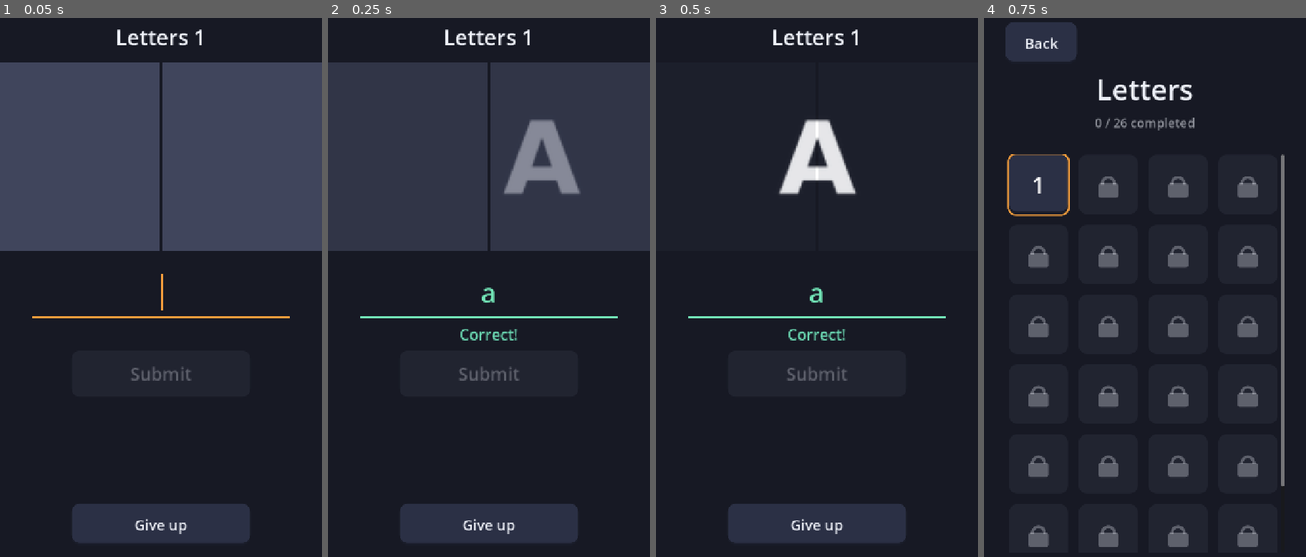
Above: before the commit, frames 1-4 (left to right).
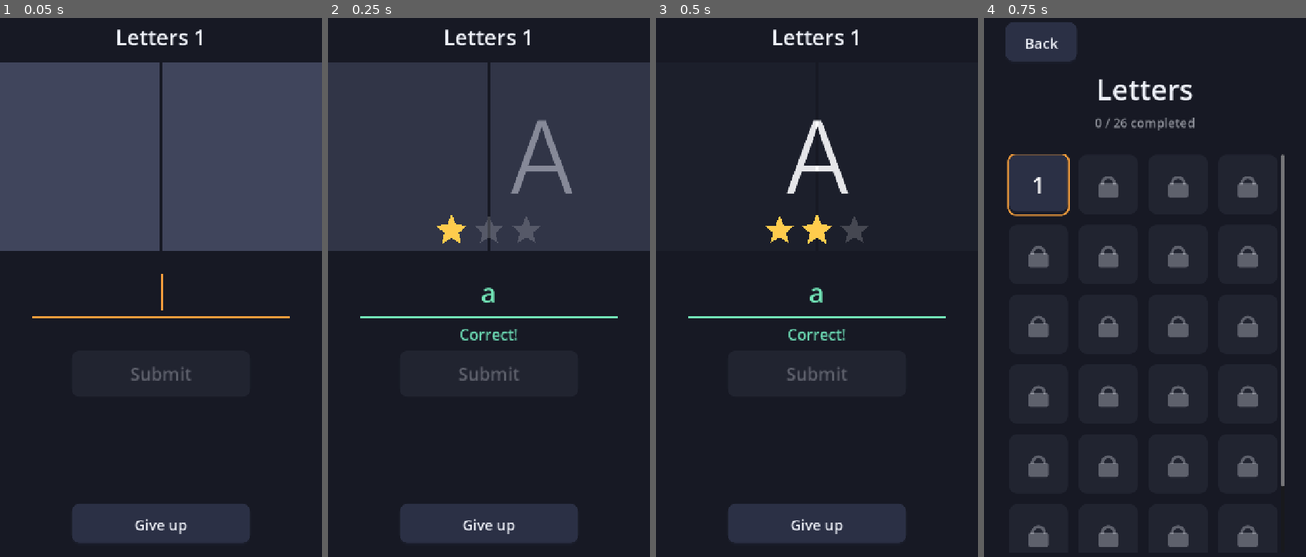
Above: after the commit, the same moments.

Repository: SembeiNorimaki/SlideGame
Game: Godot game, scene res://tools/test_flow.tscn
The game is run twice, just before and just after one commit, with the same random seed, the same clock (stepped at 60 frames per second) and the same inputs. This scene is started directly instead of the project's main scene.
Inputs:
- Up to frame 1 (0.05 s): no input
- Up to frame 2 (0.25 s): no input
- Up to frame 3 (0.5 s): no input
- Up to frame 4 (0.75 s): click "Give up" at 0.5 s

Frame 1 is identical in both runs. In frame 2, 1.7% of the frame differs, in the area x 33-79%, y 18-42%; in frame 3, 1.8%, in the area x 34-66%, y 18-42%; in frame 4, nothing differs.

Commit message:
Stars by attempts (switchable), sharper and thinner shape images
Stars
- New game/data/config.json: "stars": {"enabled", "attempts_for_3_stars",
  "attempts_for_2_stars"}. Default: 1 try = 3 stars, 2-3 tries = 2, more = 1.
- Play screen counts submitted answers and pops the stars in after a
  correct one; the level is saved with its best stars ever
  ({"completed": true, "stars": 3}). Old save files still load.
- Level select draws stars on completed levels when enabled, and the
  check badge when disabled. New shared StarsDisplay widget + star icon.

Images
- Atlas cells are now 256x256 (was 64), the size they're shown at, so
  nothing is stretched. Cell size is per set in sets.json ("cell_size").
- Letters use Inter Light (was DejaVu Sans Bold); font + OFL licence in
  tools/fonts. Shapes are drawn as 14 px outlines (was solid), about the
  same thickness as the letters. House door/window moved apart.

Fix
- AnswerInput ignored LineEdit's end-of-frame text_changed for the text
  that was just checked; it used to reset the green/red result colours.

Tests: tools/test_stars (10 checks); all other smoke tests still pass.

Co-Authored-By: Claude Opus 5.5 <noreply@anthropic.com>
Claude-Session: https://claude.ai/code/session_012HBEUXB5FHZoXKuab9wEZn

Diff:
--- /dev/null
+++ b/game/data/config.json
@@ -0,0 +1,7 @@
+{
+  "stars": {
+    "enabled": true,
+    "attempts_for_3_stars": 1,
+    "attempts_for_2_stars": 3
+  }
+}
--- a/game/data/game_set.gd
+++ b/game/data/game_set.gd
@@ -1,14 +1,14 @@
 class_name GameSet
 extends RefCounted
 ## One level set: an atlas of shapes plus its levels and the player's progress.
-
-const CELL := Vector2i(64, 64)
 
 var id: String
 var title: String
 ## Free sets are always playable; the others need the full game.
 var free: bool
 var atlas: Texture2D
+## Size of one square image in the atlas, in pixels.
+var cell_size: int = 256
 var levels: Array[LevelInfo] = []
 var progress: LevelProgress
 
@@ -19,6 +19,7 @@
 	s.title = str(d.get("title", s.id))
 	s.free = d.get("free", false) == true
 	s.atlas = load(str(d.atlas))
+	s.cell_size = int(d.get("cell_size", 256))
 	s.levels = _load_levels(str(d.levels))
 	s.progress = LevelProgress.new(s.levels.size(), "user://progress_%s.json" % s.id)
 	return s
@@ -36,7 +37,7 @@
 func texture_for(number: int) -> AtlasTexture:
 	var tex := AtlasTexture.new()
 	tex.atlas = atlas
-	tex.region = Rect2(Vector2(level(number).atlas_coords * CELL), Vector2(CELL))
+	tex.region = Rect2(Vector2(level(number).atlas_coords * cell_size), Vector2(cell_size, cell_size))
 	return tex
 
 
--- a/game/data/sets.json
+++ b/game/data/sets.json
@@ -15,6 +15,7 @@
       "id": "letters",
       "title": "Letters",
       "atlas": "res://assets/sets/letters/atlas.png",
+      "cell_size": 256,
       "levels": "res://game/data/sets/letters.json",
       "free": true
     },
@@ -22,6 +23,7 @@
       "id": "shapes",
       "title": "Shapes",
       "atlas": "res://assets/sets/shapes/atlas.png",
+      "cell_size": 256,
       "levels": "res://game/data/sets/shapes.json",
       "free": false
     }
--- a/game/game_data.gd
+++ b/game/game_data.gd
@@ -4,6 +4,7 @@
 ## sets are unlocked, and maps settings (language, difficulty) to game values.
 
 const SETS_PATH := "res://game/data/sets.json"
+const CONFIG_PATH := "res://game/data/config.json"
 
 ## How hard a level is. Names are translation keys.
 const DIFFICULTIES := [
@@ -18,8 +19,14 @@
 ## In-app product id of the "full game" unlock, as created in the Play Console.
 var full_game_product_id := ""
 
+## From config.json: whether levels award stars, and how many attempts each needs.
+var stars_enabled := false
+var attempts_for_3_stars := 1
+var attempts_for_2_stars := 3
+
 
 func _ready() -> void:
+	_load_config()
 	var data = JSON.parse_string(FileAccess.get_file_as_string(SETS_PATH))
 	if not data is Dictionary or not data.get("sets") is Array:
 		push_error("Invalid or missing %s" % SETS_PATH)
@@ -31,6 +38,27 @@
 		sets.append(GameSet.from_dict(d))
 	if full_game_product_id != "":
 		Store.register_products([full_game_product_id])
+
+
+func _load_config() -> void:
+	var data = JSON.parse_string(FileAccess.get_file_as_string(CONFIG_PATH))
+	if not data is Dictionary:
+		push_warning("Missing or invalid %s, using defaults" % CONFIG_PATH)
+		return
+	var stars: Dictionary = data.get("stars", {})
+	stars_enabled = stars.get("enabled", false) == true
+	attempts_for_3_stars = int(stars.get("attempts_for_3_stars", attempts_for_3_stars))
+	attempts_for_2_stars = int(stars.get("attempts_for_2_stars", attempts_for_2_stars))
+
+
+## Stars for solving a level after `attempts` submitted answers (1 = first try).
+## Always at least 1: finishing a level is never worth nothing.
+func stars_for_attempts(attempts: int) -> int:
+	if attempts <= attempts_for_3_stars:
+		return 3
+	if attempts <= attempts_for_2_stars:
+		return 2
+	return 1
 
 
 func get_set(id: String) -> GameSet:
--- a/game/levels/level_play.gd
+++ b/game/levels/level_play.gd
@@ -1,7 +1,8 @@
 extends Control
 ## Play screen: the level's shape slides from off-screen right to off-screen left.
 
-signal completed
+## stars: 1-3 earned for this solve (based on attempts), even if stars are hidden.
+signal completed(stars: int)
 signal exited
 signal slide_finished
 
@@ -9,18 +10,17 @@
 @export var game_set_id: String = "letters"
 @export var level: int = 1
 ## Pause after a correct guess before leaving the level.
-@export var success_delay: float = 1.8
+@export var success_delay: float = 2.2
 ## Seconds the shape takes to cross the whole screen.
 ## Overridden by the difficulty chosen in Settings.
 @export var slide_duration: float = 3.0
-## On-screen size of the shape (the source image is 64x64).
+## On-screen size of the shape. Matches the atlas cell size (256) so it's drawn 1:1.
 @export var shape_size: float = 256.0
 ## Restart the slide when it leaves the screen.
 @export var loop: bool = true
 
 @export_group("Covers")
 ## Width of the slit between the two covers, in screen pixels.
-## The shape is drawn 4x (64 -> 256 px), so 4 px shows one image column.
 ## Overridden by the difficulty chosen in Settings.
 @export var slit_width: float = 4.0:
 	set(value):
@@ -43,9 +43,12 @@
 @onready var _answer: AnswerInput = %AnswerInput
 @onready var _submit: Button = %SubmitButton
 @onready var _feedback: Label = %Feedback
+@onready var _stars: StarsDisplay = %Stars
 var _tween: Tween
 var _solved := false
 var _accepted := PackedStringArray()
+## Answers submitted so far on this level (right or wrong).
+var attempts := 0
 
 
 func _ready() -> void:
@@ -101,6 +104,7 @@
 func submit() -> void:
 	if _solved or not _answer.has_text():
 		return
+	attempts += 1
 	if AnswerMatcher.matches(_answer.get_text(), _accepted):
 		_on_solved()
 	else:
@@ -129,8 +133,11 @@
 	reveal.tween_property(_shape, "position", center, 0.5).set_trans(Tween.TRANS_CUBIC).set_ease(Tween.EASE_OUT)
 	reveal.tween_property(_left_cover, "modulate:a", 0.0, 0.5)
 	reveal.tween_property(_right_cover, "modulate:a", 0.0, 0.5)
+	var stars := GameData.stars_for_attempts(attempts)
+	if GameData.stars_enabled:
+		_stars.pop_in(stars)
 	await get_tree().create_timer(success_delay).timeout
-	completed.emit()
+	completed.emit(stars)
 
 
 func _on_slide_finished() -> void:
--- a/game/levels/level_play.tscn
+++ b/game/levels/level_play.tscn
@@ -1,7 +1,8 @@
-[gd_scene load_steps=3 format=3]
+[gd_scene load_steps=4 format=3]
 
 [ext_resource type="Script" path="res://game/levels/level_play.gd" id="1_lp"]
 [ext_resource type="PackedScene" path="res://shared/ui/widgets/answer_input/answer_input.tscn" id="2_ai"]
+[ext_resource type="PackedScene" path="res://shared/ui/widgets/stars/stars_display.tscn" id="3_st"]
 
 [node name="LevelPlay" type="Control"]
 layout_mode = 3
@@ -66,6 +67,22 @@
 layout_mode = 0
 mouse_filter = 2
 
+[node name="Stars" parent="Layout/Track" instance=ExtResource("3_st")]
+unique_name_in_owner = true
+visible = false
+layout_mode = 1
+anchors_preset = 7
+anchor_left = 0.5
+anchor_top = 1.0
+anchor_right = 0.5
+anchor_bottom = 1.0
+offset_left = -118.0
+offset_top = -80.0
+offset_right = 118.0
+offset_bottom = -12.0
+grow_horizontal = 2
+grow_vertical = 0
+
 [node name="GuessArea" type="MarginContainer" parent="Layout"]
 layout_mode = 2
 theme_override_constants/margin_left = 72
--- a/game/main.gd
+++ b/game/main.gd
@@ -68,6 +68,7 @@
 	var select: LevelSelect = LEVEL_SELECT.instantiate()
 	select.columns = 4
 	select.title = tr(game_set.title)
+	select.show_stars = GameData.stars_enabled
 	_switch_to(select)
 	select.use_progress(game_set.progress)
 	select.level_selected.connect(func(level: int): start_level(set_id, level))
@@ -104,9 +105,9 @@
 	show_set_select()
 
 
-func _on_level_completed(set_id: String, level: int) -> void:
+func _on_level_completed(stars: int, set_id: String, level: int) -> void:
 	var game_set := GameData.get_set(set_id)
-	game_set.progress.complete_level(level)
+	game_set.progress.complete_level(level, stars)
 	if level < game_set.level_count():
 		start_level(set_id, level + 1)  # go straight on to the next level
 	else:
--- a/shared/progress/level_progress.gd
+++ b/shared/progress/level_progress.gd
@@ -1,9 +1,10 @@
 class_name LevelProgress
 extends RefCounted
 ## Reusable linear level progression, saved as JSON:
-##   {"levels": [{"completed": true}, {"completed": false}, ...]}
+##   {"levels": [{"completed": true, "stars": 3}, {"completed": false, "stars": 0}, ...]}
 ## Entry i is level i + 1. Level 1 is always unlocked; completing level N
-## unlocks level N + 1. Completed levels stay playable for replays.
+## unlocks level N + 1. Completed levels stay playable for replays; a replay
+## only ever raises a level's stars (best result is kept).
 
 var save_path: String
 var level_count: int
@@ -17,6 +18,7 @@
 		return clampi(highest + 1, 1, level_count)
 
 var _completed: Array[bool] = []
+var _stars: Array[int] = []
 
 
 func _init(p_level_count: int, p_save_path: String = "user://progress.json") -> void:
@@ -24,6 +26,8 @@
 	save_path = p_save_path
 	_completed.resize(level_count)
 	_completed.fill(false)
+	_stars.resize(level_count)
+	_stars.fill(0)
 	if FileAccess.file_exists(save_path):
 		load_from_disk()
 	else:
@@ -47,6 +51,27 @@
 	return out
 
 
+## Best stars earned on a level (0 = none yet).
+func stars_of(level: int) -> int:
+	return _stars[level - 1] if level >= 1 and level <= level_count else 0
+
+
+## {level number: stars} for every completed level.
+func stars_by_level() -> Dictionary:
+	var out := {}
+	for i in _completed.size():
+		if _completed[i]:
+			out[i + 1] = _stars[i]
+	return out
+
+
+func total_stars() -> int:
+	var total := 0
+	for st in _stars:
+		total += st
+	return total
+
+
 func completed_count() -> int:
 	return _completed.count(true)
 
@@ -55,13 +80,15 @@
 	return _completed.has(true)
 
 
-func complete_level(level: int) -> void:
+func complete_level(level: int, stars: int = 0) -> void:
 	_completed[level - 1] = true
+	_stars[level - 1] = maxi(_stars[level - 1], stars)
 	save_to_disk()
 
 
 func reset() -> void:
 	_completed.fill(false)
+	_stars.fill(0)
 	save_to_disk()
 
 
@@ -73,13 +100,16 @@
 	var entries: Array = data["levels"]
 	# Tolerates a file from an older version with fewer/more levels.
 	for i in mini(entries.size(), level_count):
-		_completed[i] = entries[i] is Dictionary and entries[i].get("completed", false) == true
+		var e = entries[i]
+		if e is Dictionary:
+			_completed[i] = e.get("completed", false) == true
+			_stars[i] = clampi(int(e.get("stars", 0)), 0, 3)
 
 
 func save_to_disk() -> void:
 	var entries := []
-	for done in _completed:
-		entries.append({"completed": done})
+	for i in _completed.size():
+		entries.append({"completed": _completed[i], "stars": _stars[i]})
 	var f := FileAccess.open(save_path, FileAccess.WRITE)
 	if f == null:
 		push_error("Can't write progress file %s: %s" % [save_path, error_string(FileAccess.get_open_error())])
--- a/shared/ui/icons.gd
+++ b/shared/ui/icons.gd
@@ -16,3 +16,13 @@
 	ci.draw_arc(c, r, PI, TAU, 24, color, w, true)
 	ci.draw_line(c + Vector2(-r, 0), c + Vector2(-r, s * 0.05), color, w, true)
 	ci.draw_line(c + Vector2(r, 0), c + Vector2(r, s * 0.05), color, w, true)
+
+
+## Five-pointed star centered on `center` with outer radius `r`.
+static func draw_star(ci: CanvasItem, center: Vector2, r: float, color: Color) -> void:
+	var pts := PackedVector2Array()
+	for i in 10:
+		var a := deg_to_rad(-90.0 + i * 36.0)
+		var rr := r if i % 2 == 0 else r * 0.45
+		pts.append(center + Vector2(cos(a), sin(a)) * rr)
+	ci.draw_colored_polygon(pts, color)
--- a/shared/ui/screens/level_select/level_button.gd
+++ b/shared/ui/screens/level_select/level_button.gd
@@ -1,8 +1,8 @@
 class_name LevelButton
 extends Button
-## A square level tile: shows the number, a lock when locked,
-## and a check badge when completed. Styling comes from the theme
-## variations "LevelButton" and "LevelButtonCompleted".
+## A square level tile: shows the number, a lock when locked, and when
+## completed either its stars (if `stars` > 0) or a check badge. Styling comes
+## from the theme variations "LevelButton" and "LevelButtonCompleted".
 
 enum State { LOCKED, AVAILABLE, COMPLETED }
 
@@ -10,6 +10,11 @@
 var state: State = State.LOCKED:
 	set(value):
 		state = value
+		_apply_state()
+## Stars earned (1-3) to draw on a completed level; 0 or less shows the check badge.
+var stars: int = 0:
+	set(value):
+		stars = value
 		_apply_state()
 
 
@@ -22,7 +27,8 @@
 
 func _apply_state() -> void:
 	disabled = state == State.LOCKED
-	text = "" if state == State.LOCKED else str(level)
+	# With stars the number is drawn by _draw(), a bit higher up.
+	text = "" if state == State.LOCKED or _shows_stars() else str(level)
 	theme_type_variation = &"LevelButtonCompleted" if state == State.COMPLETED else &"LevelButton"
 	tooltip_text = "Level %d%s" % [level, " (locked)" if state == State.LOCKED else ""]
 	queue_redraw()
@@ -33,8 +39,31 @@
 		State.LOCKED:
 			Icons.draw_lock(self, size / 2.0, minf(size.x, size.y) * 0.34, get_theme_color(&"font_disabled_color"))
 		State.COMPLETED:
-			var r := minf(size.x, size.y) * 0.13
-			_draw_check(Vector2(size.x - r - 10.0, r + 10.0), r, get_theme_color(&"badge_color"))
+			if _shows_stars():
+				_draw_number_and_stars()
+			else:
+				var r := minf(size.x, size.y) * 0.13
+				_draw_check(Vector2(size.x - r - 10.0, r + 10.0), r, get_theme_color(&"badge_color"))
+
+
+func _shows_stars() -> bool:
+	return state == State.COMPLETED and stars > 0
+
+
+func _draw_number_and_stars() -> void:
+	var font := get_theme_font(&"font")
+	var fs := int(get_theme_font_size(&"font_size") * 0.85)
+	var color := get_theme_color(&"font_color")
+	var label := str(level)
+	var w := font.get_string_size(label, HORIZONTAL_ALIGNMENT_LEFT, -1, fs).x
+	var baseline := size.y * 0.42 + (font.get_ascent(fs) - font.get_descent(fs)) / 2.0
+	draw_string(font, Vector2((size.x - w) / 2.0, baseline), label, HORIZONTAL_ALIGNMENT_LEFT, -1, fs, color)
+	var r := size.x * 0.1
+	var empty := color
+	empty.a = 0.22
+	for i in 3:
+		var c := Vector2(size.x / 2.0 + (i - 1) * r * 2.3, size.y * 0.76)
+		Icons.draw_star(self, c, r, get_theme_color(&"star_color") if i < stars else empty)
 
 
 func _draw_check(center: Vector2, r: float, color: Color) -> void:
--- a/shared/ui/screens/level_select/level_select.gd
+++ b/shared/ui/screens/level_select/level_select.gd
@@ -30,6 +30,12 @@
 		button_size = value
 		_rebuild()
 
+## Draw earned stars on completed levels (otherwise a check badge).
+@export var show_stars: bool = false:
+	set(value):
+		show_stars = value
+		_rebuild()
+
 ## Show "x / y completed" under the title.
 @export var show_progress_text: bool = true:
 	set(value):
@@ -38,6 +44,7 @@
 
 var _unlocked_up_to: int = 1
 var _completed: Dictionary = {}
+var _stars: Dictionary = {}
 
 @onready var _title: Label = %Title
 @onready var _progress_label: Label = %ProgressLabel
@@ -53,18 +60,20 @@
 
 ## unlocked_up_to: highest playable level (1-based).
 ## completed_levels: level numbers already beaten.
-func set_progress(unlocked_up_to: int, completed_levels: Array = []) -> void:
+## stars_by_level: {level: stars} (only used when show_stars is on).
+func set_progress(unlocked_up_to: int, completed_levels: Array = [], stars_by_level: Dictionary = {}) -> void:
 	_unlocked_up_to = unlocked_up_to
 	_completed.clear()
 	for level in completed_levels:
 		_completed[int(level)] = true
+	_stars = stars_by_level
 	_rebuild()
 
 
 ## Convenience for games using the shared LevelProgress store.
 func use_progress(progress: LevelProgress) -> void:
 	level_count = progress.level_count
-	set_progress(progress.unlocked_up_to, progress.completed_levels())
+	set_progress(progress.unlocked_up_to, progress.completed_levels(), progress.stars_by_level())
 
 
 func state_of(level: int) -> LevelButton.State:
@@ -83,6 +92,8 @@
 	var focus_target: LevelButton = null
 	for level in range(1, level_count + 1):
 		var button := LevelButton.new(level, state_of(level), button_size)
+		if show_stars:
+			button.stars = _stars.get(level, 0)
 		button.pressed.connect(level_selected.emit.bind(level))
 		_grid.add_child(button)
 		# Focus the next level to play (highest unlocked, not yet completed).
--- a/shared/ui/theme/default_theme.tres
+++ b/shared/ui/theme/default_theme.tres
@@ -161,6 +161,7 @@
 LevelButtonCompleted/styles/normal = SubResource("lvl_done")
 LevelButtonCompleted/styles/hover = SubResource("lvl_done_hover")
 LevelButtonCompleted/colors/badge_color = Color(0.45, 0.9, 0.72, 1)
+LevelButtonCompleted/colors/star_color = Color(1, 0.8, 0.3, 1)
 AccentButton/base_type = &"Button"
 AccentButton/colors/font_color = Color(0.12, 0.08, 0.04, 1)
 AccentButton/colors/font_hover_color = Color(0.12, 0.08, 0.04, 1)
--- a/shared/ui/widgets/answer_input/answer_input.gd
+++ b/shared/ui/widgets/answer_input/answer_input.gd
@@ -25,6 +25,8 @@
 @onready var _field: LineEdit = %Field
 var _shake_tween: Tween
 var _placeholder: String
+## Text at the moment show_result() was called; null when there's no result showing.
+var _result_text = null
 
 
 func _ready() -> void:
@@ -57,11 +59,13 @@
 
 func clear() -> void:
 	_field.text = ""
+	_result_text = null
 	_on_text_changed("")
 
 
 ## Green and locked when right; red + shake when wrong (text stays editable).
 func show_result(correct: bool) -> void:
+	_result_text = _field.text
 	if correct:
 		_set_colors(correct_color, correct_color, correct_color)
 		_field.editable = false
@@ -77,6 +81,12 @@
 
 
 func _on_text_changed(new_text: String) -> void:
+	# LineEdit reports typing at the end of the frame, so the report for the
+	# last keystroke can arrive after the answer was already checked. Ignore it
+	# while the text is still the one that was checked.
+	if _result_text != null and new_text == _result_text:
+		return
+	_result_text = null
 	_set_colors(underline_color, focus_color, text_color)  # back to normal after a wrong guess
 	text_changed.emit(new_text)
 
--- /dev/null
+++ b/shared/ui/widgets/stars/stars_display.gd
@@ -0,0 +1,59 @@
+class_name StarsDisplay
+extends Control
+## A row of stars, e.g. 2 of 3 filled (scene: stars_display.tscn).
+## pop_in() reveals them one by one with a small bounce.
+
+@export_range(0, 10) var stars: int = 0:
+	set(value):
+		stars = value
+		queue_redraw()
+@export_range(1, 10) var max_stars: int = 3:
+	set(value):
+		max_stars = value
+		_scales.resize(value)
+		_scales.fill(1.0)
+		_update_min_size()
+		queue_redraw()
+@export var star_radius: float = 34.0:
+	set(value):
+		star_radius = value
+		_update_min_size()
+		queue_redraw()
+@export var spacing: float = 16.0
+@export var filled_color: Color = Color(1, 0.8, 0.3)
+@export var empty_color: Color = Color(1, 1, 1, 0.18)
+
+var _scales: Array[float] = [1.0, 1.0, 1.0]
+
+
+func _ready() -> void:
+	_update_min_size()
+
+
+## Shows `count` stars, popping each one in after the previous.
+func pop_in(count: int) -> void:
+	stars = count
+	show()
+	_scales.fill(0.0)
+	var t := create_tween()
+	for i in max_stars:
+		t.tween_method(_set_scale.bind(i), 0.0, 1.0, 0.28).set_trans(Tween.TRANS_BACK).set_ease(Tween.EASE_OUT)
+
+
+func _set_scale(value: float, i: int) -> void:
+	_scales[i] = value
+	queue_redraw()
+
+
+func _draw() -> void:
+	var step := star_radius * 2.0 + spacing
+	var x0 := (size.x - (max_stars * step - spacing)) / 2.0 + star_radius
+	for i in max_stars:
+		var c := Vector2(x0 + i * step, size.y / 2.0)
+		Icons.draw_star(self, c, star_radius, empty_color)
+		if i < stars and _scales[i] > 0.0:
+			Icons.draw_star(self, c, star_radius * _scales[i], filled_color)
+
+
+func _update_min_size() -> void:
+	custom_minimum_size = Vector2(max_stars * (star_radius * 2.0 + spacing) - spacing, star_radius * 2.0)
--- /dev/null
+++ b/shared/ui/widgets/stars/stars_display.tscn
@@ -0,0 +1,10 @@
+[gd_scene load_steps=2 format=3]
+
+[ext_resource type="Script" path="res://shared/ui/widgets/stars/stars_display.gd" id="1_st"]
+
+[node name="StarsDisplay" type="Control"]
+custom_minimum_size = Vector2(236, 68)
+layout_mode = 3
+anchors_preset = 0
+mouse_filter = 2
+script = ExtResource("1_st")
--- a/tools/test_flow.gd
+++ b/tools/test_flow.gd
@@ -26,7 +26,7 @@
 	owner = get_viewport().gui_get_focus_owner()
 	print("level 2 focus owner: ", owner.get_class() if owner else "none", " inside AnswerInput: ", owner != null and owner.owner is AnswerInput)
 	main.start_level("letters", 26)
-	main._on_level_completed("letters", 26)
+	main._on_level_completed(3, "letters", 26)
 	await get_tree().process_frame
 	print("after last level: screen = ", main._current.name)
 	GameData.reset_progress()
--- /dev/null
+++ b/tools/test_stars.gd
@@ -0,0 +1,102 @@
+extends Node
+## Smoke test for stars: thresholds, attempts counting, best-of saving,
+## old save files, and the screens with stars on and off.
+
+var out: String
+var main: Node
+var fails := 0
+
+
+func _ready() -> void:
+	out = OS.get_cmdline_user_args()[0]
+	GameData.reset_progress()
+	var letters := GameData.get_set("letters")
+
+	print("-- config")
+	_check(GameData.stars_enabled, "stars enabled in config.json")
+	_check([1, 2, 3, 4, 9].map(GameData.stars_for_attempts) == [3, 2, 2, 1, 1], "1 try=3, 2-3 tries=2, more=1")
+
+	print("-- playing")
+	main = load("res://game/main.tscn").instantiate()
+	add_child(main)
+	main.start_level("letters", 1)
+	await _frames(3)
+	await _answer("x")
+	await _answer("y")
+	await _answer("a")  # 3rd attempt -> 2 stars
+	await _shot("play_stars_2.png", 1.0)
+	await get_tree().create_timer(1.5).timeout
+	_check(letters.progress.stars_of(1) == 2, "level 1 saved with 2 stars (got %d)" % letters.progress.stars_of(1))
+	_check(main._current.get("level") == 2, "moved on to level 2")
+	await _answer("b")  # first try -> 3 stars
+	await _shot("play_stars_3.png", 1.0)
+	await get_tree().create_timer(1.5).timeout
+	_check(letters.progress.stars_of(2) == 3, "level 2 saved with 3 stars")
+
+	letters.progress.complete_level(2, 1)
+	_check(letters.progress.stars_of(2) == 3, "worse replay keeps best (3)")
+	letters.progress.complete_level(1, 3)
+	_check(letters.progress.stars_of(1) == 3, "better replay raises to 3")
+	letters.progress.complete_level(3, 1)
+	letters.progress.complete_level(4, 2)
+	var saved: Dictionary = JSON.parse_string(FileAccess.get_file_as_string(letters.progress.save_path))
+	_check(saved.levels[0] == {"completed": true, "stars": 3.0}, "saved format: %s" % saved.levels[0])
+
+	print("-- old save file without stars")
+	var f := FileAccess.open("user://progress_test_old.json", FileAccess.WRITE)
+	f.store_string('{"levels": [{"completed": true}, {"completed": false}]}')
+	f.close()
+	var old := LevelProgress.new(26, "user://progress_test_old.json")
+	_check(old.is_completed(1) and old.stars_of(1) == 0 and old.unlocked_up_to == 2, "loads: completed, 0 stars")
+	DirAccess.remove_absolute("user://progress_test_old.json")
+
+	print("-- screens")
+	main.show_level_select("letters")
+	await _shot("select_stars_on.png")
+	GameData.stars_enabled = false
+	main.show_level_select("letters")
+	await _shot("select_stars_off.png")
+	main.start_level("letters", 5)
+	await _frames(3)
+	await _answer("e")
+	await _shot("play_stars_off.png", 1.0)
+	_check(not main._current.get_node("%Stars").visible, "no stars shown when disabled")
+	GameData.stars_enabled = true
+
+	GameData.reset_progress()
+	print("FAILED: %d" % fails if fails else "ALL PASSED")
+	get_tree().quit()
+
+
+func _answer(text: String) -> void:
+	var play: Control = main._current
+	var field: LineEdit = play.get_node("%AnswerInput").get_node("%Field")
+	field.text = ""
+	for ch in text:
+		var e := InputEventKey.new()
+		e.keycode = OS.find_keycode_from_string(ch.to_upper())
+		e.unicode = ch.unicode_at(0)
+		e.pressed = true
+		Input.parse_input_event(e)
+		await get_tree().process_frame
+	play.get_node("%SubmitButton").pressed.emit()
+	await _frames(2)
+
+
+func _check(ok: bool, what: String) -> void:
+	print(("  ok   " if ok else "  FAIL ") + what)
+	if not ok:
+		fails += 1
+
+
+func _frames(n: int) -> void:
+	for i in n:
+		await get_tree().process_frame
+
+
+func _shot(name: String, delay := 0.0) -> void:
+	if delay > 0.0:
+		await get_tree().create_timer(delay).timeout
+	await _frames(8)
+	await RenderingServer.frame_post_draw
+	get_viewport().get_texture().get_image().save_png(out.path_join(name))
--- /dev/null
+++ b/tools/test_stars.tscn
@@ -0,0 +1,6 @@
+[gd_scene load_steps=2 format=3]
+
+[ext_resource type="Script" path="res://tools/test_stars.gd" id="1"]
+
+[node name="TestStars" type="Node"]
+script = ExtResource("1")
Binary file changed: assets/sets/letters/atlas.png
Binary file changed: assets/sets/shapes/atlas.png
Not shown, added: shared/ui/widgets/stars/stars_display.gd.uid
Not shown, added: tools/fonts/.gdignore
Not shown, added: tools/fonts/Inter-LICENSE.txt
Binary file added: tools/fonts/Inter-Light.otf
Not shown, added: tools/test_stars.gd.uid
